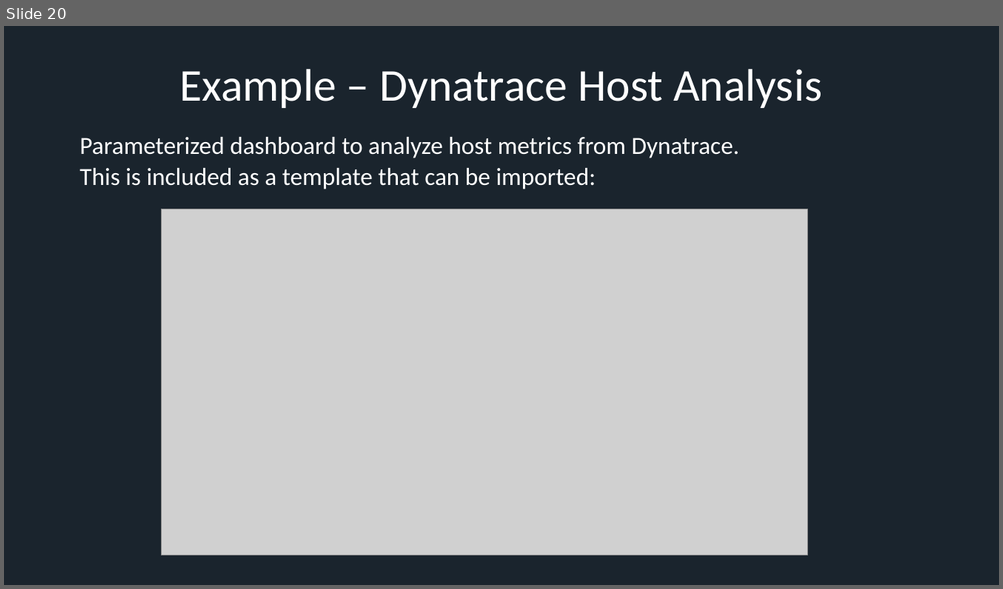
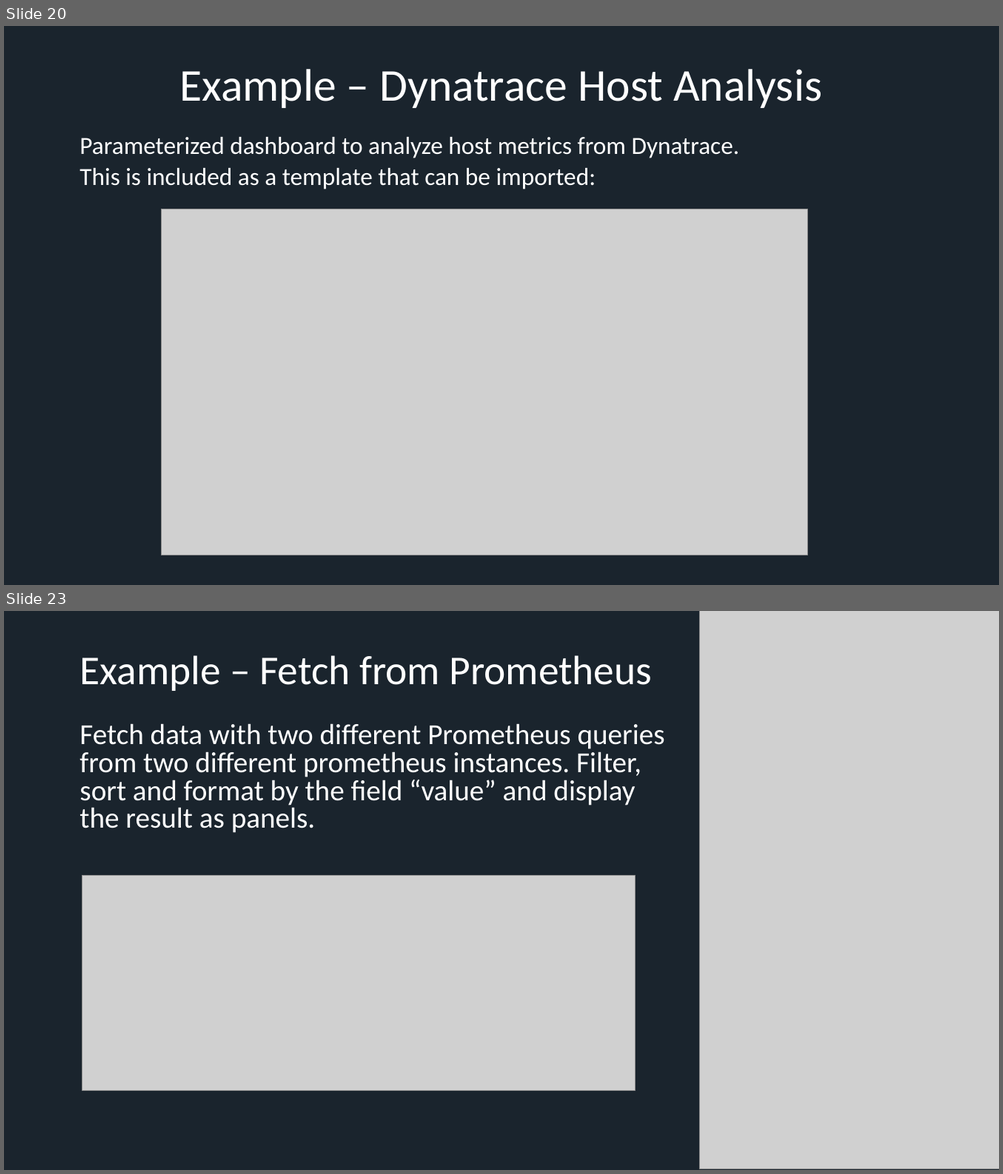
Before and after one commit to xresch/EngineeredMonitoringPlatform, a slide deck: EngineeredMonitoringPlatform/docs/EMP_PresentationSlides.pptx. Shown one above the other, each under a label of ours: slide 20 before the commit, slides 20 and 23 after it; the slides between them are not shown. The pictures are 1003x589 and 1003x1174 pixels, drawn with LibreOffice and Linux fonts; fonts in the diff are those of the drawing; grey boxes stand for pictures. Boxes give left, top, right and bottom in pixels: in the first picture for what was removed or moved away, otherwise in the second. Text is boxed around its words. In the diff, an @@ line names an element or a change of style, - is before the commit and + after.

```diff
--- a/EngineeredMonitoringPlatform/docs/EMP_PresentationSlides.pptx
+++ b/EngineeredMonitoringPlatform/docs/EMP_PresentationSlides.pptx
@@ slide 23 added at (x1=4, y1=611, x2=999, y2=1170), background #1A242D @@
@@ picture added at (x1=700, y1=611, x2=999, y2=1170) @@
@@ title added at (x1=79, y1=655, x2=652, y2=691), 39.6 pt, text #FFFFFF @@
+Example – Fetch from Prometheus
@@ text added at (x1=79, y1=723, x2=665, y2=833), 28 pt, text #FFFFFF @@
+Fetch data with two different Prometheus queries from two different prometheus instances. Filter, sort and format by the field “value” and display the result as panels.
@@ picture added at (x1=82, y1=876, x2=635, y2=1091) @@
```
Also in this commit, not shown: 4 other slides added.
